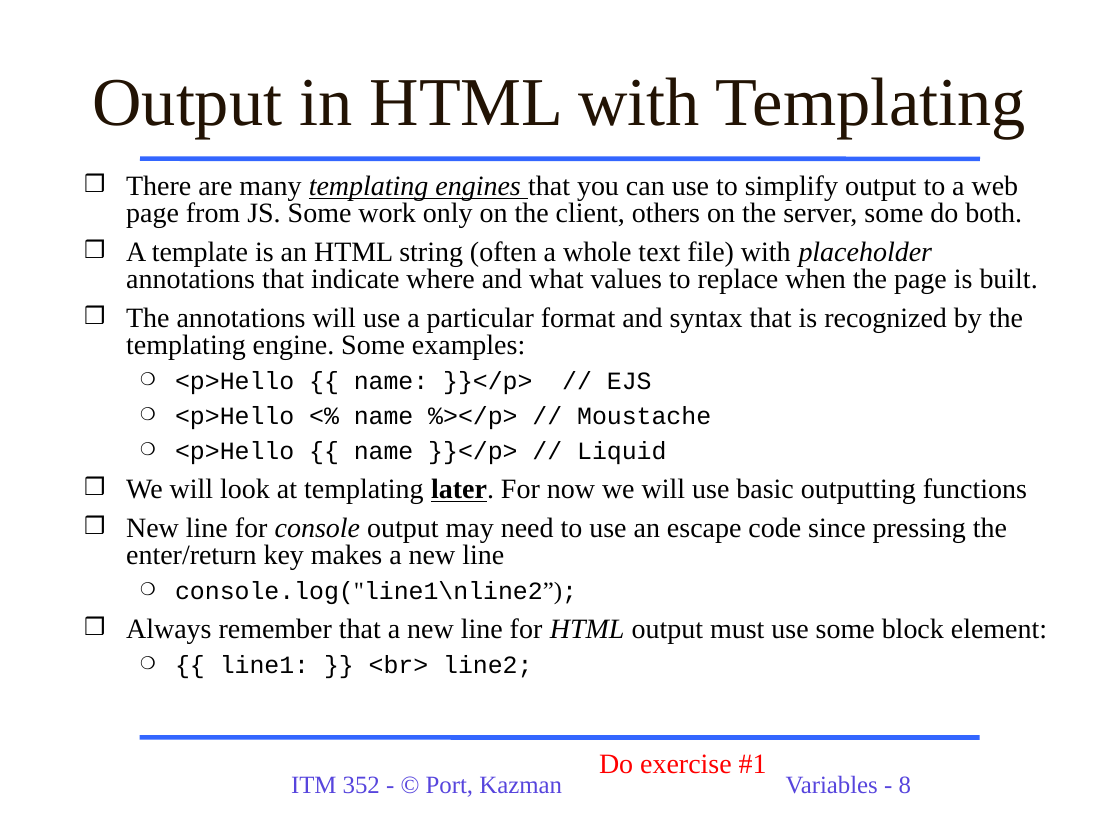
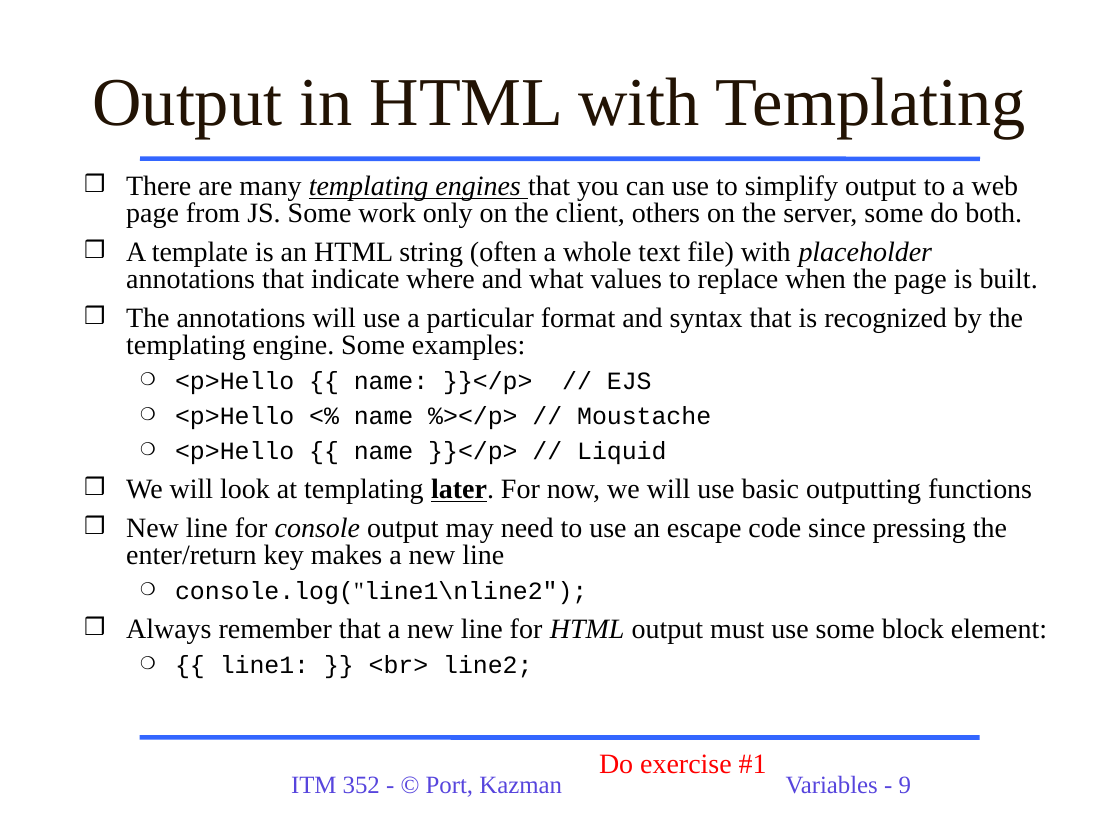
Before and after one commit to dport96/ITM352, a slide deck: slide 9 of morea/050.variables_data_types/ITM352_data_types_variables.ppt (slide 8 before the commit). Drawn at 1120x840 pixels with LibreOffice and Linux fonts; fonts in the diff are those of the drawing. Boxes give left, top, right and bottom in pixels: in the first picture for what was removed or moved away, otherwise in the second. Text is boxed around its words. In the diff, an @@ line names an element or a change of style, - is before the commit and + after.

```diff
--- a/morea/050.variables_data_types/ITM352_data_types_variables.ppt
+++ b/morea/050.variables_data_types/ITM352_data_types_variables.ppt
@@ text at [126,478,1032,503]: text changed @@
-❒ We will look at templating later. For now we will use basic outputting functions
+❒ We will look at templating later. For now, we will use basic outputting functions
@@ text at [175,581,587,604]: text changed @@
-  ❍ console.log("line1\nline2”);
+  ❍ console.log("line1\nline2");
@@ page number at [786,775,911,794]: text changed @@
-Variables - 8
+Variables - 9
```
Also in this commit, not shown: 3 other slides changed, 1 slide added, 1 other file.
